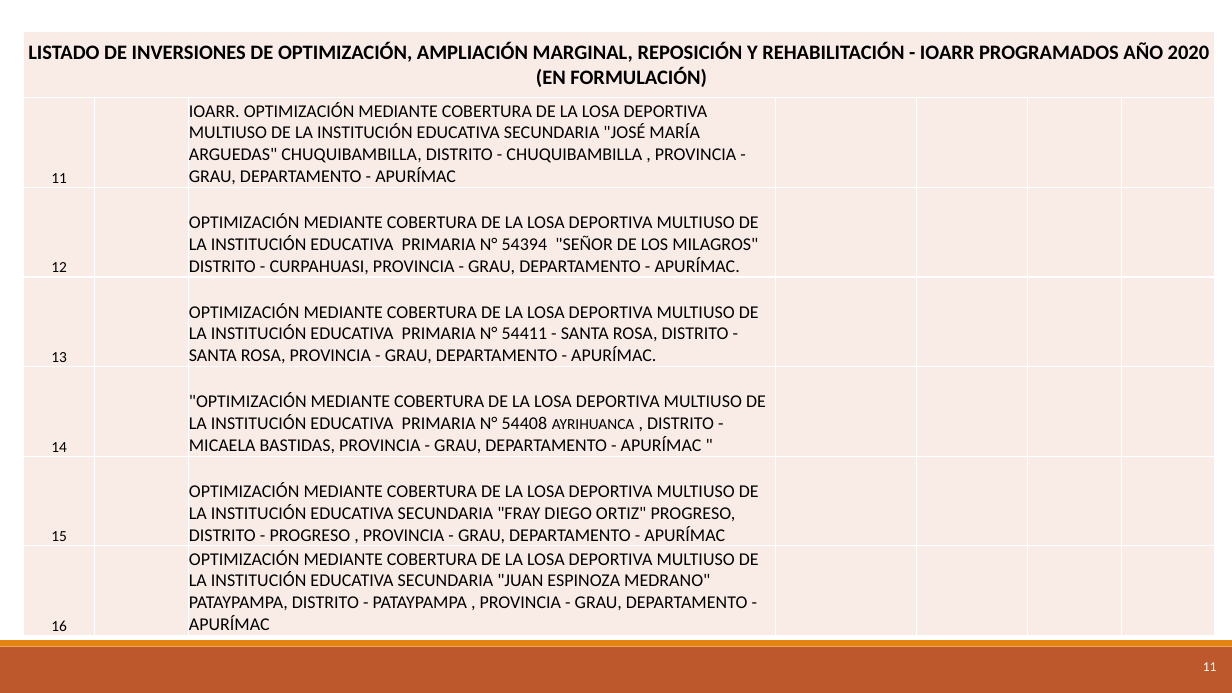
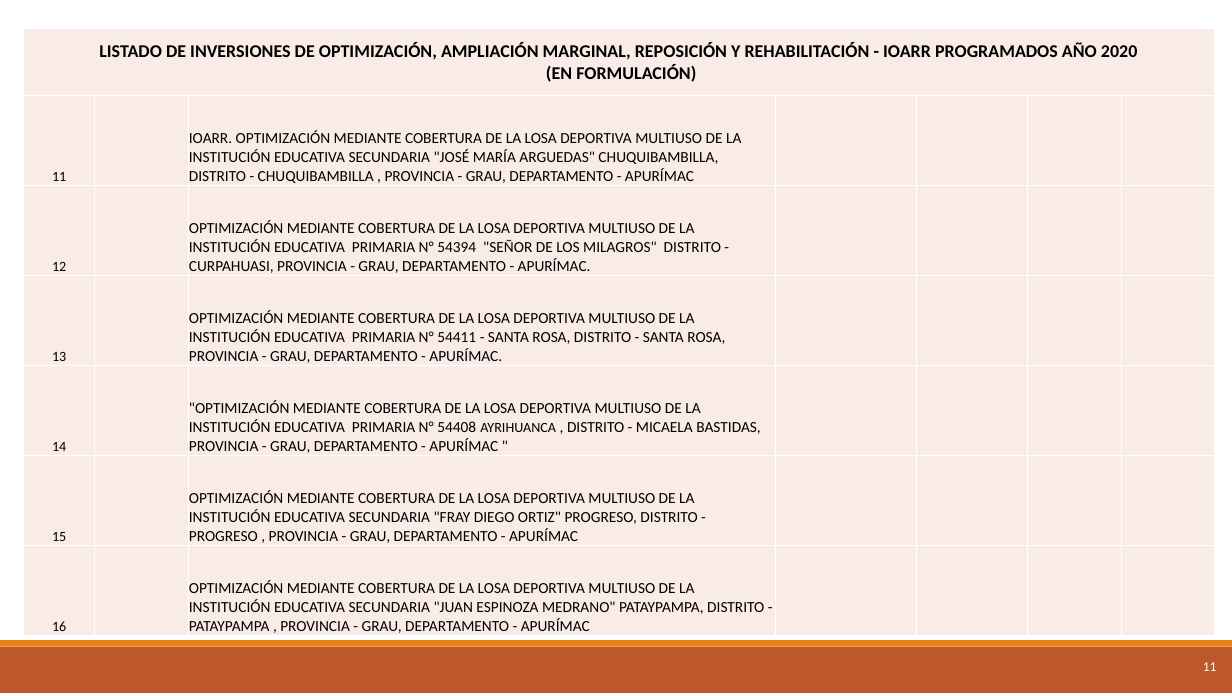
Before and after one commit to ORFEI-GRAP/Gestion-ORFEI, a slide deck: slide 11 of IOARR.pptx. Drawn at 1232x693 pixels with LibreOffice and Linux fonts; fonts in the diff are those of the drawing. Boxes give left, top, right and bottom in pixels: in the first picture for what was removed or moved away, otherwise in the second. Text is boxed around its words. In the diff, an @@ line names an element or a change of style, - is before the commit and + after.

```diff
--- a/IOARR.pptx
+++ b/IOARR.pptx
@@ table at [24, 28, 1215, 637] @@
@@ size 16 to 14 pt in "LISTADO DE INVERSIONES DE OPTIMIZACIÓN, AMPLIACIÓN MARGINAL, ..." @@
@@ size 12 to 11 pt in "11", "12", "13", "14" and 3 more places @@
@@ size 14 to 12 pt in "IOARR. OPTIMIZACIÓN MEDIANTE COBERTURA DE LA LOSA ...", "OPTIMIZACIÓN MEDIANTE COBERTURA DE LA LOSA DEPORTIVA ...", "OPTIMIZACIÓN MEDIANTE COBERTURA DE LA LOSA DEPORTIVA ...", ""OPTIMIZACIÓN MEDIANTE COBERTURA DE LA LOSA DEPORTIVA ..." and 2 more places @@
```
Also in this commit, not shown: 1 slide added.
